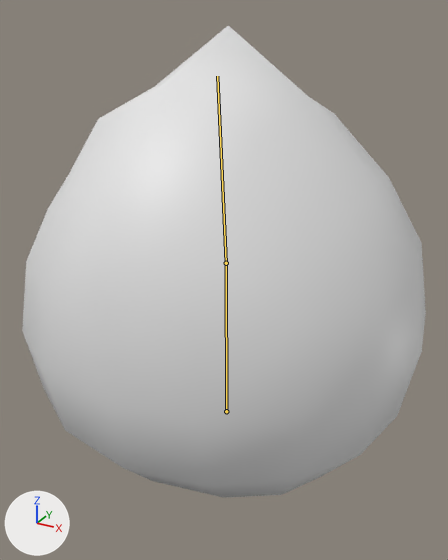
What one commit did to the glTF model public/models/monsters/slime.glb.
Both versions are drawn from a camera (50 mm lens) standing at (0.498, -0.917, 0.748) and looking at (0.006, -0.023, 0.301). Arrows for +X, +Y and +Z are at lower left; the lights stay in place. The older version comes first. The bones that bend it are drawn over the model as lines.

Names of what the first picture shows: 'slime'.
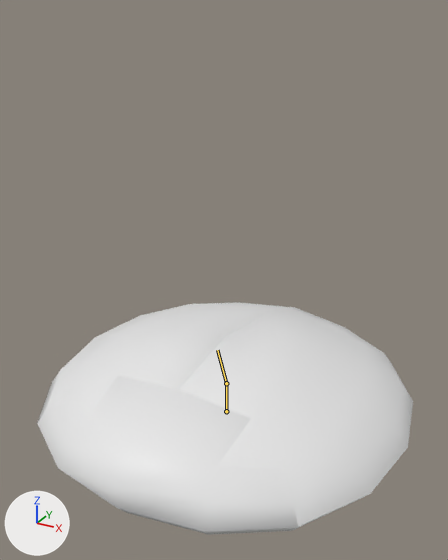
The newer file adds an action. The first version stands in its rest pose; the second is drawn at frame 1 of the action 'dock'.

Changed parts and their boxes (x1, y1, x2, y2) in the pictures (448 x 560 px):
'slime', posed (7% narrower, 51% shorter): before (22, 25, 426, 498); after (37, 302, 413, 535)
bone 'pelvis', root to tip: before (226, 411) to (226, 263); after (226, 411) to (226, 383)
bone 'head', root to tip: before (226, 263) to (217, 76); after (226, 383) to (217, 350)

The edits, one by one:
Bone 'pelvis' (bone_pelvis) is rescaled from (1.0, 1.0, 1.0) to (1.0, 0.21, 1.0).
Bone 'head' (bone_head) is rescaled from (1.0, 1.0, 1.0) to (1.0, 1.4, 1.0).
